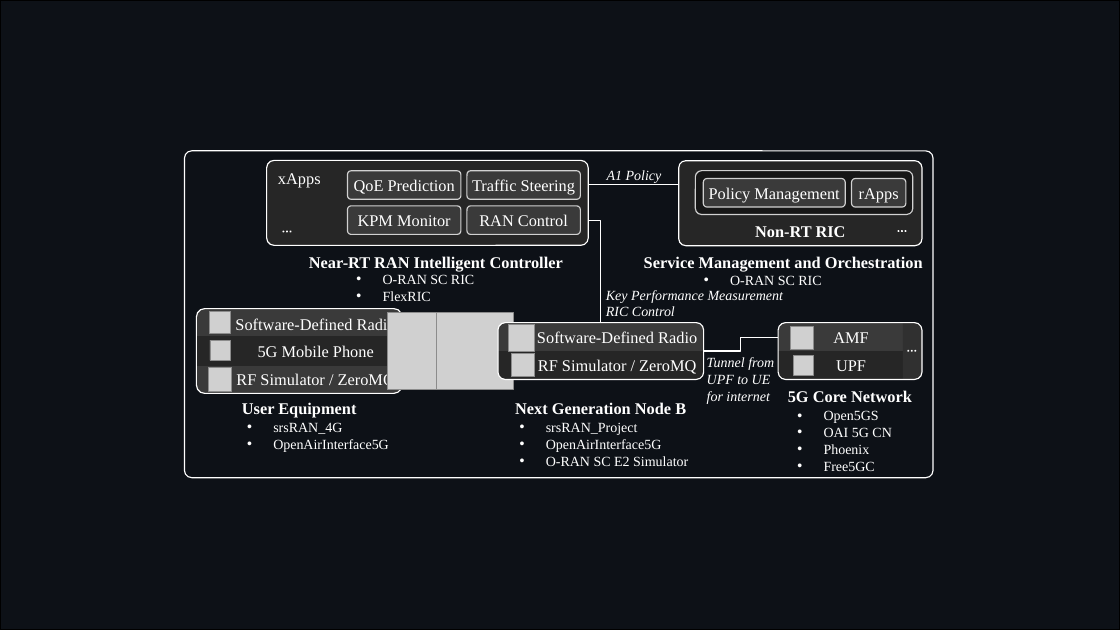
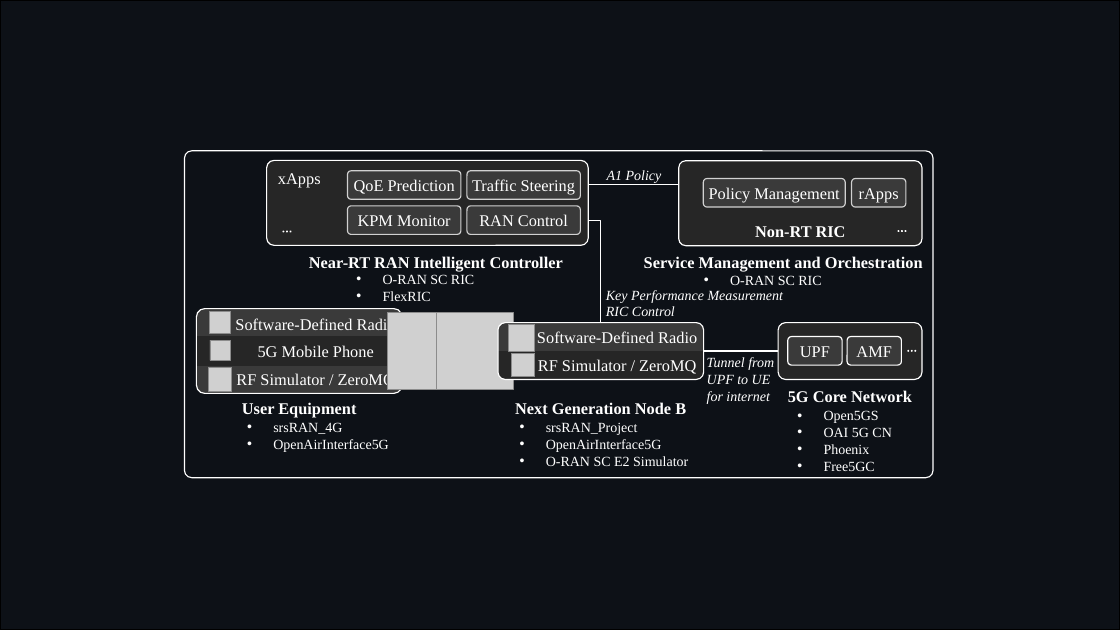
Before and after one commit to usnistgov/O-RAN-Testbed-Automation, a slide deck: slide 2 of RAN_Intelligent_Controllers/research/Diagrams.pptx. Drawn at 1120x630 pixels with LibreOffice and Linux fonts; fonts in the diff are those of the drawing; grey boxes stand for pictures. Boxes give left, top, right and bottom in pixels: in the first picture for what was removed or moved away, otherwise in the second. Text is boxed around its words. In the diff, an @@ line names an element or a change of style, - is before the commit and + after.

```diff
--- a/RAN_Intelligent_Controllers/research/Diagrams.pptx
+++ b/RAN_Intelligent_Controllers/research/Diagrams.pptx
@@ rounded rectangle at (778,323,922,380): fill #3A3A3A to #262626 @@
@@ group removed at (696,171,922,380): 2 round same rects, 2 pictures, 1 rounded rectangle, 1 elbow line @@
@@ line added from (704, 351) to (778, 351), #FFFFFF 1 pt @@
@@ text "UPF": place and size @@
-text "UPF" at (836,360,866,371)
+text "UPF" at (800,346,830,357)
@@ rounded rectangle added at (788,337,843,365), fill #3A3A3A, outline #FFFFFF 1 pt @@
@@ text "AMF": place and size @@
-text "AMF" at (833,332,868,343)
+text "AMF" at (856,346,891,357)
@@ rounded rectangle added at (848,337,902,365), fill #3A3A3A, outline #FFFFFF 1 pt @@
```
Also in this commit, not shown: 1 other slide changed.
